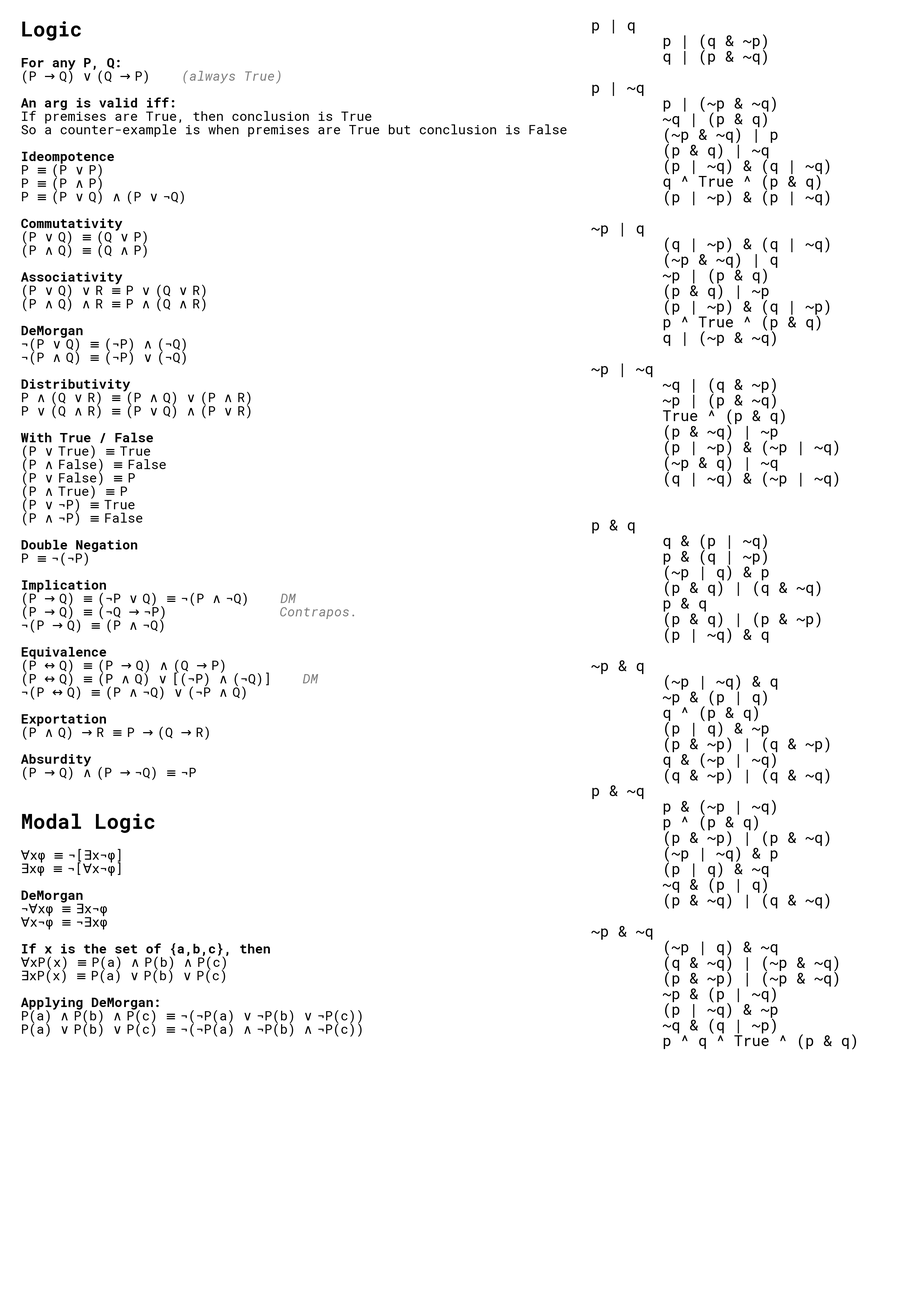
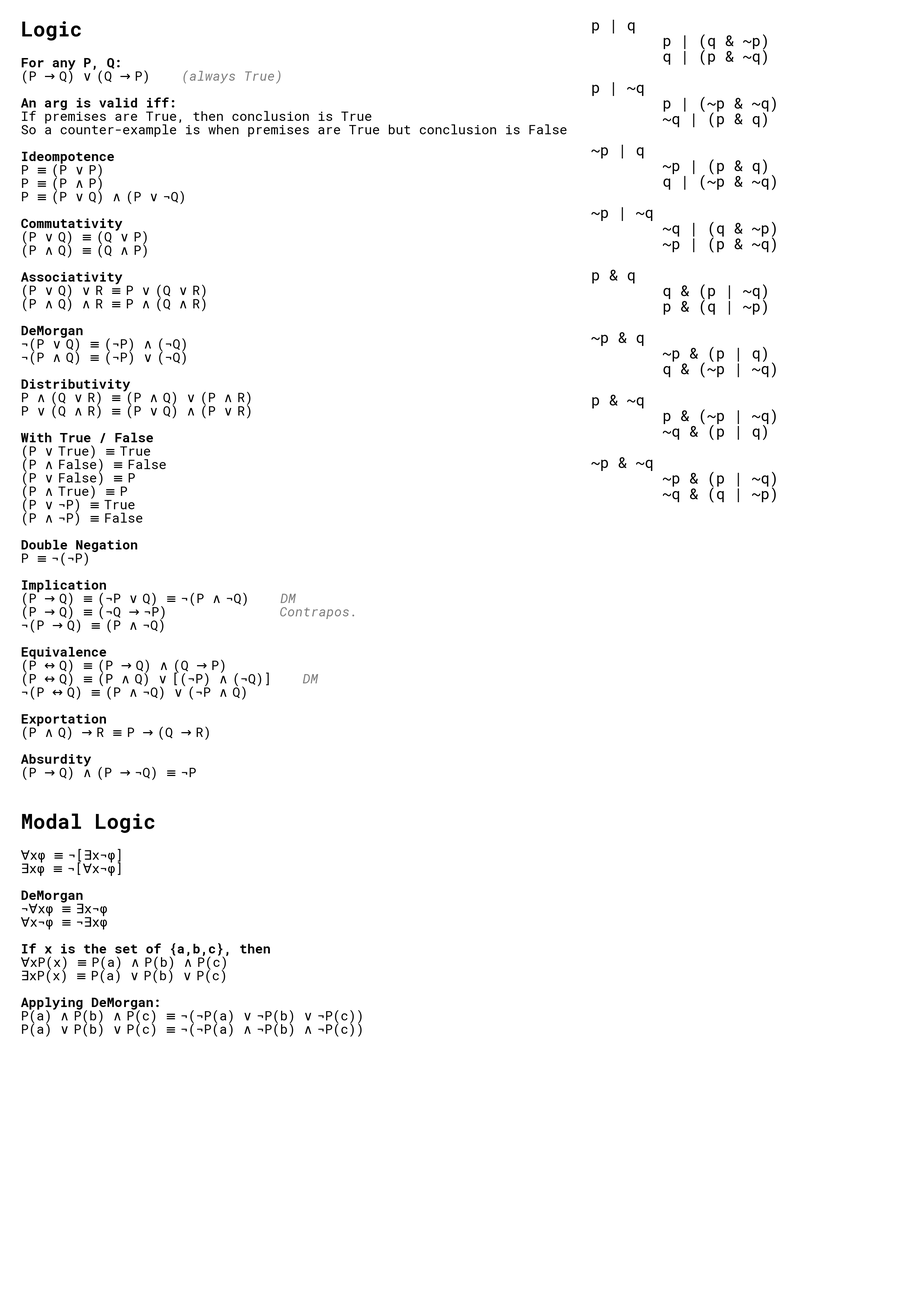
Revision of a layered 922 x 1305 image; what changed, layer by layer:
painted on "p | q ..." over (x1=591, y1=127, x2=857, y2=1050)
